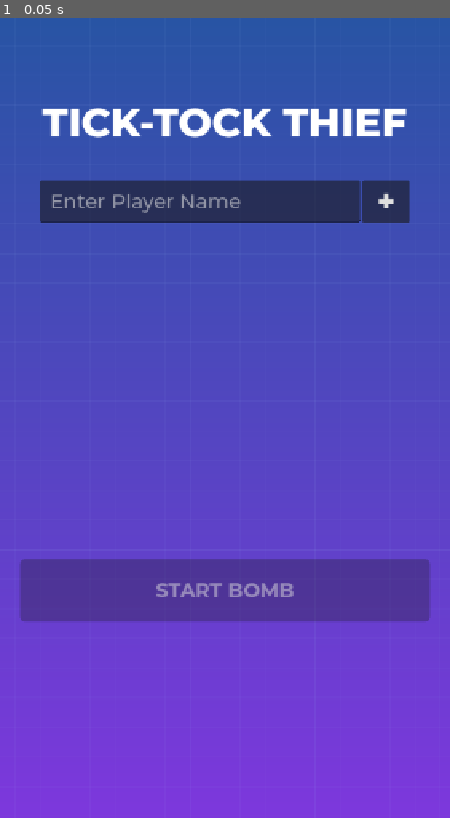
Above: before the commit, frame 1.
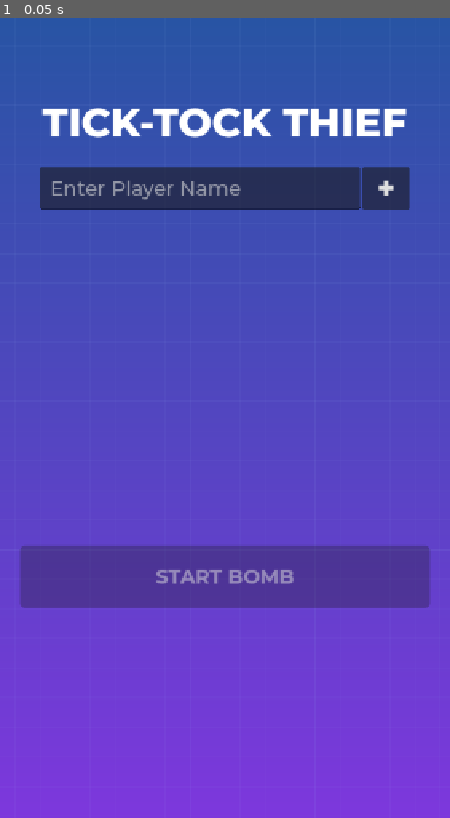
Above: after the commit, the same moment.

Repository: noor-shalaby/tick-tock-thief
Game: Godot game, scene res://src/main_menu.tscn
Same seed, same stepped clock (60 frames per second), same inputs: the game is played once before the commit and once after it.
Inputs:
- Up to frame 1 (0.05 s): no input

The runs differ from the first frame. In frame 1, 7.0% of the frame differs, in the area x 4-96%, y 18-76%.

Commit message:
align different ui screens

Diff:
--- a/src/game.tscn
+++ b/src/game.tscn
@@ -200,6 +200,7 @@
 grow_horizontal = 2
 grow_vertical = 2
 script = ExtResource("1_7uq6d")
+metadata/_edit_horizontal_guides_ = [864.0, 141.0]
 
 [node name="Background" type="TextureRect" parent="." unique_id=1905598837]
 layout_mode = 1
@@ -223,15 +224,20 @@
 theme_override_constants/margin_right = 32
 theme_override_constants/margin_bottom = 32
 
-[node name="UI" type="VBoxContainer" parent="MarginContainer" unique_id=2082391077]
-layout_mode = 2
+[node name="VBoxContainer" type="VBoxContainer" parent="MarginContainer" unique_id=2014426298]
+layout_mode = 2
+
+[node name="UI" type="VBoxContainer" parent="MarginContainer/VBoxContainer" unique_id=2082391077]
+layout_mode = 2
+size_flags_vertical = 3
+size_flags_stretch_ratio = 2.0
 theme_override_constants/separation = 32
 
-[node name="Margin" type="Control" parent="MarginContainer/UI" unique_id=370163829]
+[node name="Margin" type="Control" parent="MarginContainer/VBoxContainer/UI" unique_id=370163829]
 custom_minimum_size = Vector2(0, 64)
 layout_mode = 2
 
-[node name="PlayerNameLabel" type="Label" parent="MarginContainer/UI" unique_id=1870574803]
+[node name="PlayerNameLabel" type="Label" parent="MarginContainer/VBoxContainer/UI" unique_id=1870574803]
 unique_name_in_owner = true
 layout_mode = 2
 size_flags_vertical = 0
@@ -241,23 +247,23 @@
 horizontal_alignment = 1
 autowrap_mode = 3
 
-[node name="QuestionLabel" type="Label" parent="MarginContainer/UI" unique_id=1799551330]
-unique_name_in_owner = true
-custom_minimum_size = Vector2(0, 200)
-layout_mode = 2
+[node name="QuestionLabel" type="Label" parent="MarginContainer/VBoxContainer/UI" unique_id=1799551330]
+unique_name_in_owner = true
+custom_minimum_size = Vector2(0, 154.5)
+layout_mode = 2
+size_flags_vertical = 0
 theme_override_fonts/font = ExtResource("4_kc8ui")
 theme_override_font_sizes/font_size = 40
 text = "Name 3 programming languages."
 autowrap_mode = 2
 
-[node name="ScrollContainer" type="ScrollContainer" parent="MarginContainer/UI" unique_id=1190553505]
-custom_minimum_size = Vector2(0, 382)
+[node name="ScrollContainer" type="ScrollContainer" parent="MarginContainer/VBoxContainer/UI" unique_id=1190553505]
 layout_mode = 2
 size_flags_vertical = 3
 horizontal_scroll_mode = 3
 vertical_scroll_mode = 3
 
-[node name="CardContainer" type="GridContainer" parent="MarginContainer/UI/ScrollContainer" unique_id=1851988848]
+[node name="CardContainer" type="GridContainer" parent="MarginContainer/VBoxContainer/UI/ScrollContainer" unique_id=1851988848]
 unique_name_in_owner = true
 layout_direction = 2
 layout_mode = 2
@@ -265,7 +271,7 @@
 size_flags_vertical = 3
 columns = 4
 
-[node name="PassBombButton" type="Button" parent="MarginContainer/UI" unique_id=2015534284]
+[node name="PassBombButton" type="Button" parent="MarginContainer/VBoxContainer" unique_id=2015534284]
 unique_name_in_owner = true
 custom_minimum_size = Vector2(0, 100)
 layout_mode = 2
@@ -302,14 +308,19 @@
 theme_override_constants/margin_right = 32
 theme_override_constants/margin_bottom = 32
 
-[node name="VBoxContainer" type="VBoxContainer" parent="GameOverOverlay/MarginContainer" unique_id=1039312297]
-layout_mode = 2
-
-[node name="Margin" type="Control" parent="GameOverOverlay/MarginContainer/VBoxContainer" unique_id=1389573914]
+[node name="VBoxContainer" type="VBoxContainer" parent="GameOverOverlay/MarginContainer" unique_id=2090692349]
+layout_mode = 2
+
+[node name="VBoxContainer" type="VBoxContainer" parent="GameOverOverlay/MarginContainer/VBoxContainer" unique_id=1039312297]
+layout_mode = 2
+size_flags_vertical = 3
+size_flags_stretch_ratio = 2.0
+
+[node name="Margin" type="Control" parent="GameOverOverlay/MarginContainer/VBoxContainer/VBoxContainer" unique_id=1389573914]
 custom_minimum_size = Vector2(0, 64)
 layout_mode = 2
 
-[node name="LoserLabel" type="Label" parent="GameOverOverlay/MarginContainer/VBoxContainer" unique_id=1829243437]
+[node name="LoserLabel" type="Label" parent="GameOverOverlay/MarginContainer/VBoxContainer/VBoxContainer" unique_id=1829243437]
 unique_name_in_owner = true
 custom_minimum_size = Vector2(0, 128)
 layout_mode = 2
@@ -319,18 +330,18 @@
 horizontal_alignment = 1
 autowrap_mode = 3
 
-[node name="LeaderBoardTitleLabel" type="Label" parent="GameOverOverlay/MarginContainer/VBoxContainer" unique_id=1556014512]
+[node name="LeaderBoardTitleLabel" type="Label" parent="GameOverOverlay/MarginContainer/VBoxContainer/VBoxContainer" unique_id=1556014512]
 layout_mode = 2
 theme_override_fonts/font = ExtResource("3_xq6wo")
 theme_override_font_sizes/font_size = 40
 text = "LEADERBOARD"
 horizontal_alignment = 1
 
-[node name="Margin2" type="Control" parent="GameOverOverlay/MarginContainer/VBoxContainer" unique_id=499980435]
+[node name="Margin2" type="Control" parent="GameOverOverlay/MarginContainer/VBoxContainer/VBoxContainer" unique_id=499980435]
 custom_minimum_size = Vector2(0, 16)
 layout_mode = 2
 
-[node name="LeaderBoardLabel" type="Label" parent="GameOverOverlay/MarginContainer/VBoxContainer" unique_id=1366902452]
+[node name="LeaderBoardLabel" type="Label" parent="GameOverOverlay/MarginContainer/VBoxContainer/VBoxContainer" unique_id=1366902452]
 unique_name_in_owner = true
 layout_mode = 2
 size_flags_vertical = 3
@@ -340,11 +351,11 @@
 text = "LEADERBOARD"
 horizontal_alignment = 1
 
-[node name="VBoxContainer" type="VBoxContainer" parent="GameOverOverlay/MarginContainer/VBoxContainer" unique_id=161818597]
+[node name="VBoxContainer2" type="VBoxContainer" parent="GameOverOverlay/MarginContainer/VBoxContainer" unique_id=161818597]
 layout_mode = 2
 size_flags_vertical = 2
 
-[node name="PlayAgainButton" type="Button" parent="GameOverOverlay/MarginContainer/VBoxContainer/VBoxContainer" unique_id=1780612786]
+[node name="PlayAgainButton" type="Button" parent="GameOverOverlay/MarginContainer/VBoxContainer/VBoxContainer2" unique_id=1780612786]
 custom_minimum_size = Vector2(512, 100)
 layout_mode = 2
 size_flags_vertical = 8
@@ -357,7 +368,7 @@
 theme_override_styles/focus = SubResource("StyleBoxFlat_xdrfk")
 text = "Play Again"
 
-[node name="MainMenuButton" type="Button" parent="GameOverOverlay/MarginContainer/VBoxContainer/VBoxContainer" unique_id=66563313]
+[node name="MainMenuButton" type="Button" parent="GameOverOverlay/MarginContainer/VBoxContainer/VBoxContainer2" unique_id=66563313]
 custom_minimum_size = Vector2(512, 100)
 layout_mode = 2
 size_flags_vertical = 8
@@ -374,7 +385,7 @@
 
 [node name="AudioStreamPlayer" type="AudioStreamPlayer" parent="." unique_id=1508617464]
 
-[connection signal="pressed" from="MarginContainer/UI/PassBombButton" to="." method="_on_pass_bomb_button_pressed"]
-[connection signal="pressed" from="GameOverOverlay/MarginContainer/VBoxContainer/VBoxContainer/PlayAgainButton" to="." method="_on_play_again_button_pressed"]
-[connection signal="pressed" from="GameOverOverlay/MarginContainer/VBoxContainer/VBoxContainer/MainMenuButton" to="." method="_on_main_menu_button_pressed"]
+[connection signal="pressed" from="MarginContainer/VBoxContainer/PassBombButton" to="." method="_on_pass_bomb_button_pressed"]
+[connection signal="pressed" from="GameOverOverlay/MarginContainer/VBoxContainer/VBoxContainer2/PlayAgainButton" to="." method="_on_play_again_button_pressed"]
+[connection signal="pressed" from="GameOverOverlay/MarginContainer/VBoxContainer/VBoxContainer2/MainMenuButton" to="." method="_on_main_menu_button_pressed"]
 [connection signal="timeout" from="BombTimer" to="." method="_on_bomb_timer_timeout"]
--- a/src/main_menu.tscn
+++ b/src/main_menu.tscn
@@ -97,6 +97,7 @@
 grow_horizontal = 2
 grow_vertical = 2
 script = ExtResource("1_guuao")
+metadata/_edit_horizontal_guides_ = [844.0, 145.0]
 
 [node name="Background" type="TextureRect" parent="." unique_id=1310234498]
 layout_mode = 1
@@ -122,17 +123,21 @@
 theme_override_constants/margin_right = 32
 theme_override_constants/margin_bottom = 32
 
-[node name="VBoxContainer" type="VBoxContainer" parent="MarginContainer" unique_id=799191007]
-custom_minimum_size = Vector2(0, 500)
-layout_mode = 2
+[node name="VBoxContainer" type="VBoxContainer" parent="MarginContainer" unique_id=81787422]
+layout_mode = 2
+
+[node name="VBoxContainer" type="VBoxContainer" parent="MarginContainer/VBoxContainer" unique_id=799191007]
+layout_mode = 2
+size_flags_vertical = 3
+size_flags_stretch_ratio = 2.0
 theme_override_constants/separation = 32
 
-[node name="Margin" type="Control" parent="MarginContainer/VBoxContainer" unique_id=34488143]
+[node name="Margin" type="Control" parent="MarginContainer/VBoxContainer/VBoxContainer" unique_id=34488143]
 custom_minimum_size = Vector2(0, 64)
 layout_mode = 2
-
-[node name="Title" type="Label" parent="MarginContainer/VBoxContainer" unique_id=1814288206]
-custom_minimum_size = Vector2(0, 100)
+size_flags_vertical = 0
+
+[node name="Title" type="Label" parent="MarginContainer/VBoxContainer/VBoxContainer" unique_id=1814288206]
 layout_mode = 2
 size_flags_horizontal = 4
 size_flags_vertical = 0
@@ -141,12 +146,12 @@
 text = "TICK-TOCK THIEF"
 horizontal_alignment = 1
 
-[node name="HBoxContainer" type="HBoxContainer" parent="MarginContainer/VBoxContainer" unique_id=568804487]
+[node name="HBoxContainer" type="HBoxContainer" parent="MarginContainer/VBoxContainer/VBoxContainer" unique_id=568804487]
 layout_mode = 2
 size_flags_horizontal = 4
 size_flags_vertical = 0
 
-[node name="NameInput" type="LineEdit" parent="MarginContainer/VBoxContainer/HBoxContainer" unique_id=348287152]
+[node name="NameInput" type="LineEdit" parent="MarginContainer/VBoxContainer/VBoxContainer/HBoxContainer" unique_id=348287152]
 unique_name_in_owner = true
 custom_minimum_size = Vector2(512, 64)
 layout_mode = 2
@@ -157,15 +162,14 @@
 placeholder_text = "Enter Player Name"
 backspace_deletes_composite_character_enabled = true
 
-[node name="AddPlayerButton" type="Button" parent="MarginContainer/VBoxContainer/HBoxContainer" unique_id=40557062]
+[node name="AddPlayerButton" type="Button" parent="MarginContainer/VBoxContainer/VBoxContainer/HBoxContainer" unique_id=40557062]
 custom_minimum_size = Vector2(75, 0)
 layout_mode = 2
 theme_override_fonts/font = ExtResource("3_6w7d7")
 theme_override_font_sizes/font_size = 48
 text = "+"
 
-[node name="MarginContainer" type="MarginContainer" parent="MarginContainer/VBoxContainer" unique_id=34369022]
-custom_minimum_size = Vector2(0, 474)
+[node name="MarginContainer" type="MarginContainer" parent="MarginContainer/VBoxContainer/VBoxContainer" unique_id=34369022]
 layout_mode = 2
 size_flags_vertical = 3
 theme_override_constants/margin_left = 32
@@ -173,12 +177,12 @@
 theme_override_constants/margin_right = 32
 theme_override_constants/margin_bottom = 32
 
-[node name="ScrollContainer" type="ScrollContainer" parent="MarginContainer/VBoxContainer/MarginContainer" unique_id=848383128]
+[node name="ScrollContainer" type="ScrollContainer" parent="MarginContainer/VBoxContainer/VBoxContainer/MarginContainer" unique_id=848383128]
 layout_mode = 2
 horizontal_scroll_mode = 3
 vertical_scroll_mode = 3
 
-[node name="PlayerList" type="VBoxContainer" parent="MarginContainer/VBoxContainer/MarginContainer/ScrollContainer" unique_id=1670698857]
+[node name="PlayerList" type="VBoxContainer" parent="MarginContainer/VBoxContainer/VBoxContainer/MarginContainer/ScrollContainer" unique_id=1670698857]
 unique_name_in_owner = true
 layout_mode = 2
 size_flags_horizontal = 3
@@ -198,5 +202,5 @@
 theme_override_styles/focus = SubResource("StyleBoxFlat_qufii")
 text = "START BOMB"
 
-[connection signal="pressed" from="MarginContainer/VBoxContainer/HBoxContainer/AddPlayerButton" to="." method="_on_add_player_button_pressed"]
+[connection signal="pressed" from="MarginContainer/VBoxContainer/VBoxContainer/HBoxContainer/AddPlayerButton" to="." method="_on_add_player_button_pressed"]
 [connection signal="pressed" from="MarginContainer/VBoxContainer/StartGameButton" to="." method="_on_start_game_button_pressed"]
